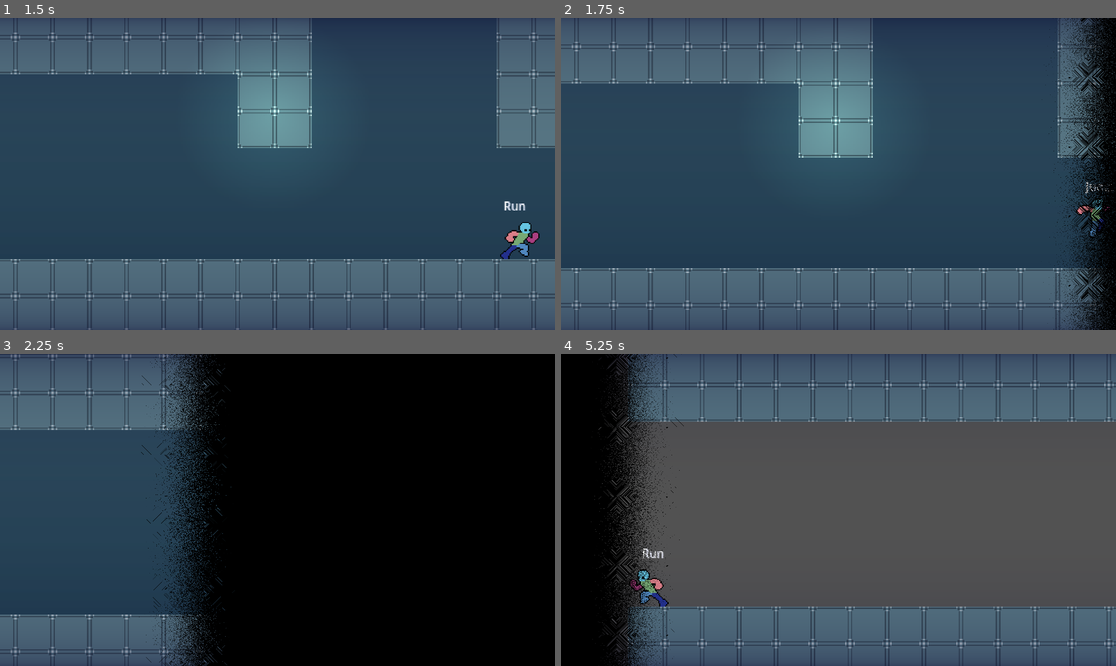
Above: before the commit, frames 1-4 (two rows, left to right).
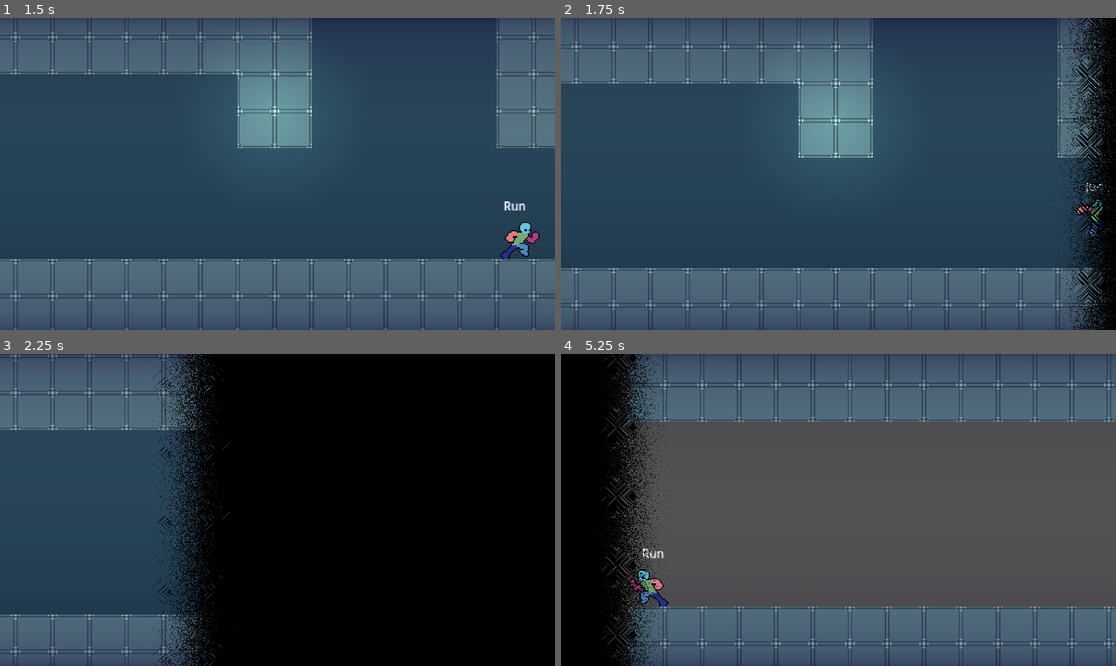
Above: after the commit, the same moments.

Repository: TianJunShi1/harry-forge
Game: Godot game, scene res://main.tscn
Same seed, same stepped clock (60 frames per second), same inputs: the game is played once before the commit and once after it.
Inputs (mouse positions are in pixels of both pictures, inside the frame that each line leads up to):
- Up to frame 1 (1.5 s): move the mouse to (399, 158) at 0.52 s; hold D (right) from 0.53 s (still down); tap E (action) at 0.6 s; tap Space (jump) at 0.77 s; move the mouse to (166, 189) at 1.27 s; tap Shift (run) at 1.35 s
- Up to frame 2 (1.75 s): keep holding D (right); tap Space (jump) at 1.52 s
- Up to frame 3 (2.25 s): move the mouse to (333, 441) at 2.02 s; release D (right) at 2.03 s; hold A (left) from 2.03 s (still down); tap E (action) at 2.1 s
- Up to frame 4 (5.25 s): move the mouse to (810, 572) at 2.77 s; release A (left) at 2.78 s; hold D (right) 2.78-4.28 s; tap Shift (run) at 2.85, 4.35 s; tap Space (jump) at 3.02, 3.77, 4.52 s; move the mouse to (1005, 556) at 3.52 s; tap E (action) at 3.6, 5.1 s; move the mouse to (672, 463) at 4.27 s; hold A (left) 4.28-5.03 s; move the mouse to (866, 510) at 5.02 s; hold D (right) from 5.03 s (still down)

Frame 1 is identical in both runs. In frame 2, 4.2% of the frame differs, in the area x 86-100%, y 0-100%; in frame 3, 3.8%; in frame 4, 4.0%.

Commit message:
fix: 改用同步 Image 生成噪声纹理，修复转场边缘异常
NoiseTexture2D 异步生成，shader 首次使用时纹理未就绪导致溶解边缘形状错乱。
改为 FastNoiseLite.get_noise_2d 逐像素同步写入 128×128 Image，
再转 ImageTexture 挂载到 ShaderMaterial，保证转场触发时纹理已完全就绪。

https://claude.ai/code/session_01Nep7k7bm9abyPcpCngC5Ws

Diff:
--- a/main.gd
+++ b/main.gd
@@ -13,22 +13,12 @@
 	var mat := ShaderMaterial.new()
 	mat.shader = load("res://general/level_transition/transition.gdshader")
 
-	# Simplex 噪声纹理：让擦除边缘凹凸不规则（对应截图中的 Shape Texture）
-	var noise := FastNoiseLite.new()
-	noise.noise_type = FastNoiseLite.TYPE_SIMPLEX
-	noise.frequency = 0.8  # 较高频率使溅射颗粒更细密
-	var noise_tex := NoiseTexture2D.new()
-	noise_tex.noise = noise
-	noise_tex.width = 256
-	noise_tex.height = 256
-	noise_tex.seamless = true
-
 	mat.set_shader_parameter(&"base_color",       Color.BLACK)
 	mat.set_shader_parameter(&"node_resolution",  _fade_rect.get_viewport_rect().size)
-	mat.set_shader_parameter(&"shape_texture",    noise_tex)
+	mat.set_shader_parameter(&"shape_texture",    _bake_noise_texture())
 	mat.set_shader_parameter(&"factor",           0.0)
 	mat.set_shader_parameter(&"width",            0.225)
-	mat.set_shader_parameter(&"direction",        0)      # 初始值，运行时由 LevelManager 按速度覆盖
+	mat.set_shader_parameter(&"direction",        0)
 	mat.set_shader_parameter(&"shape_tiling",     8.0)
 	mat.set_shader_parameter(&"shape_rotation",   45.0)
 	mat.set_shader_parameter(&"shape_scroll",     Vector2(0.1, 0.1))
@@ -36,3 +26,19 @@
 	mat.set_shader_parameter(&"shape_treshold",   1.0)
 
 	_fade_rect.material = mat
+
+
+# NoiseTexture2D 在 Godot 4 里异步生成，首帧 shader 会拿到空纹理导致效果异常。
+# 改用 Image 逐像素同步写入，保证 material 挂载时纹理已完全就绪。
+func _bake_noise_texture() -> ImageTexture:
+	var noise := FastNoiseLite.new()
+	noise.noise_type = FastNoiseLite.TYPE_SIMPLEX
+	noise.frequency = 0.8
+	noise.fractal_octaves = 4
+	const SIZE := 128
+	var img := Image.create(SIZE, SIZE, false, Image.FORMAT_L8)
+	for y in SIZE:
+		for x in SIZE:
+			var v: float = noise.get_noise_2d(float(x), float(y)) * 0.5 + 0.5
+			img.set_pixel(x, y, Color(v, v, v))
+	return ImageTexture.create_from_image(img)
